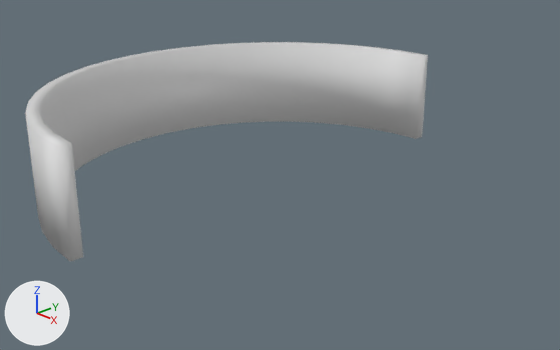
What one commit did to the Blender file Colloseum.blend.
Camera for both pictures: a 50 mm camera at (10.65, -10.02, 5.99) aimed at (0.18, -0.17, 0.38). Every picture has the same lights, and +X, +Y and +Z are marked at lower left.
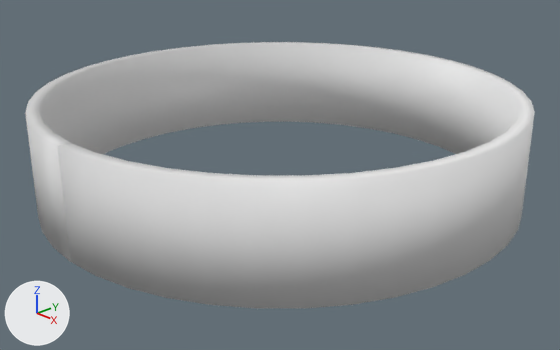
Pixel boxes (x1, y1, x2, y2) of what changed, in the pictures (560 x 350 px):
'Cube', modifiers changed (26% wider, 21% taller): before (25, 42, 428, 262); after (25, 42, 535, 308)

The change in detail:
Object 'Cube' (ob_cube) has a ARRAY modifier named 'Array'.
On modifier 'Array' of object 'Cube' (ob_cube), count goes from 21 to 42.
